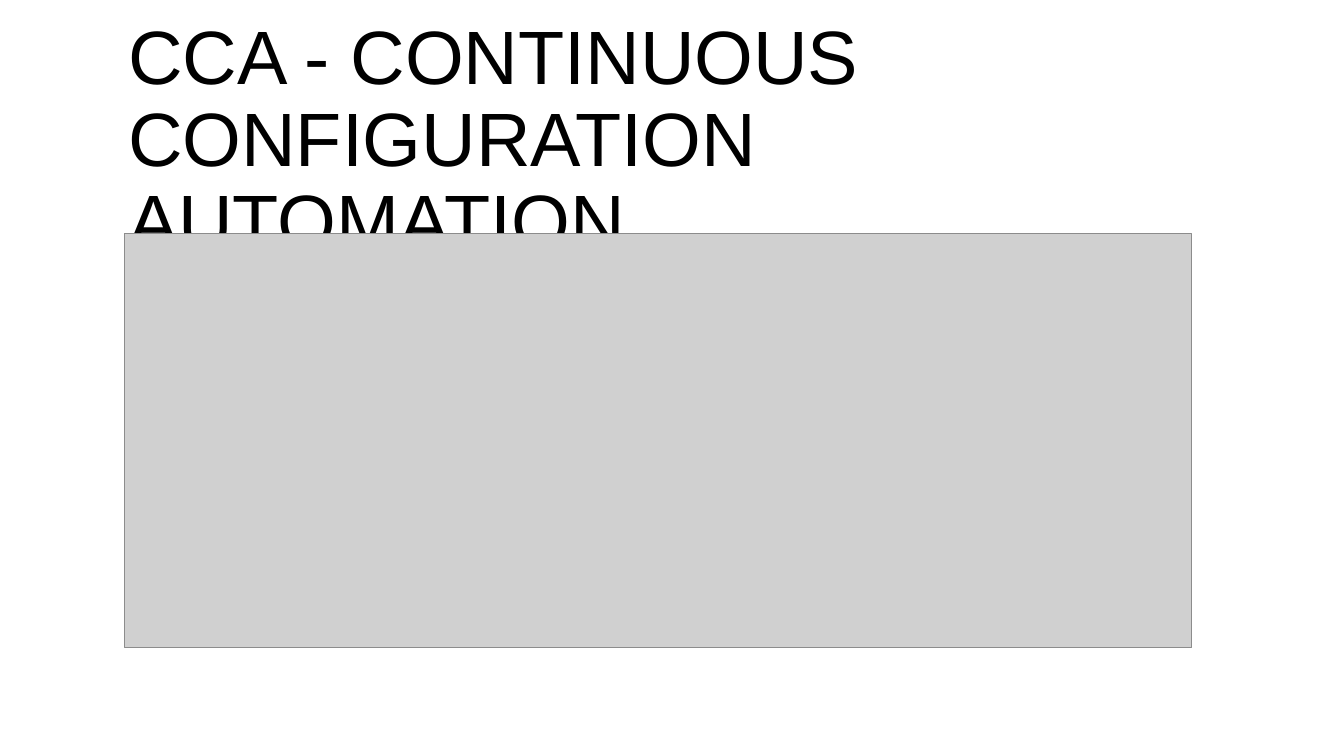
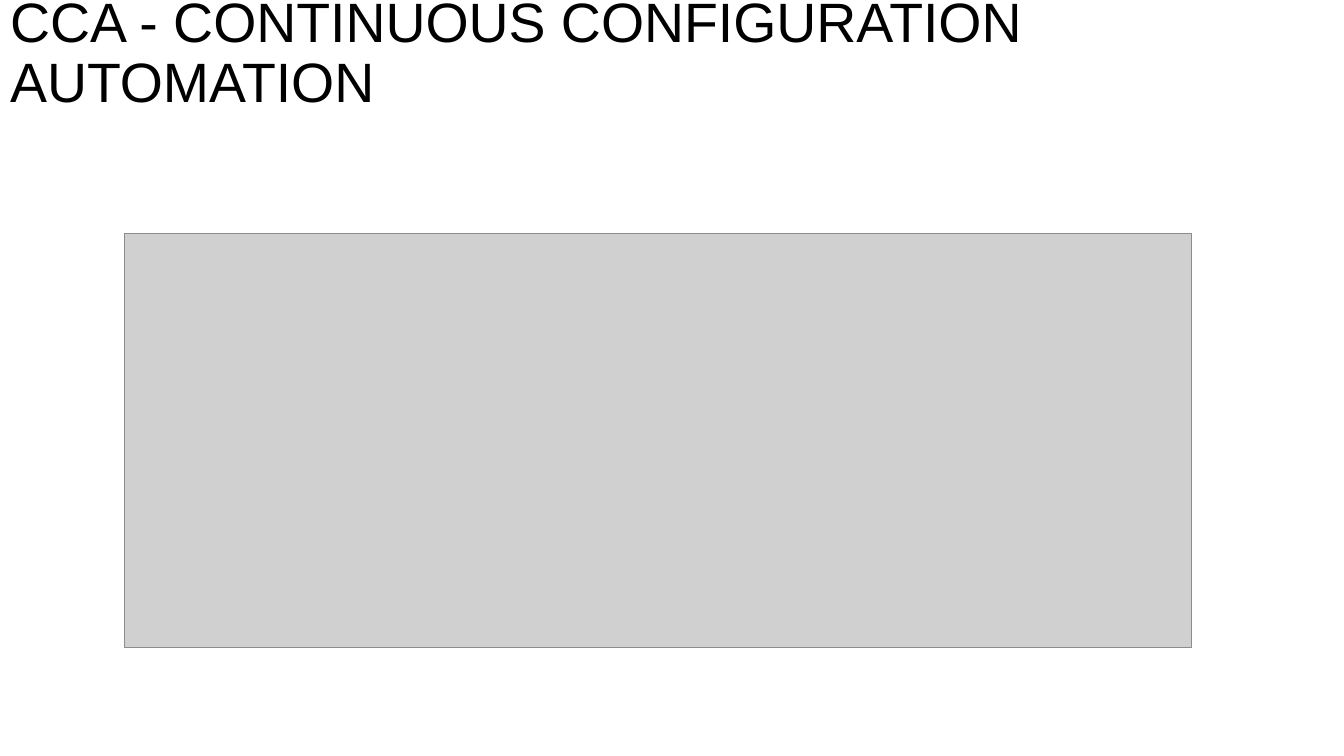
Before and after one commit to Naimeesh/pulumi, a slide deck: slide 13 of docs/IaC_Devopedia_Sep_2022.pptx. Drawn at 1344x756 pixels with LibreOffice and Linux fonts; fonts in the diff are those of the drawing; grey boxes stand for pictures; background and template pictures are left out. Boxes give left, top, right and bottom in pixels: in the first picture for what was removed or moved away, otherwise in the second. Text is boxed around its words. In the diff, an @@ line names an element or a change of style, - is before the commit and + after.

```diff
--- a/docs/IaC_Devopedia_Sep_2022.pptx
+++ b/docs/IaC_Devopedia_Sep_2022.pptx
@@ title "CCA - CONTINUOUS CONFIGURATION AUTOMATION": place and size @@
-title "CCA - CONTINUOUS CONFIGURATION AUTOMATION" at [128, 31, 859, 234]
+title "CCA - CONTINUOUS CONFIGURATION AUTOMATION" at [10, 3, 1022, 103]
@@ title "CCA - CONTINUOUS CONFIGURATION AUTOMATION" at [10, 3, 1022, 103]: size 54 to 39.6 pt @@
```
Also in this commit, not shown: 13 other slides changed, 2 other files.
